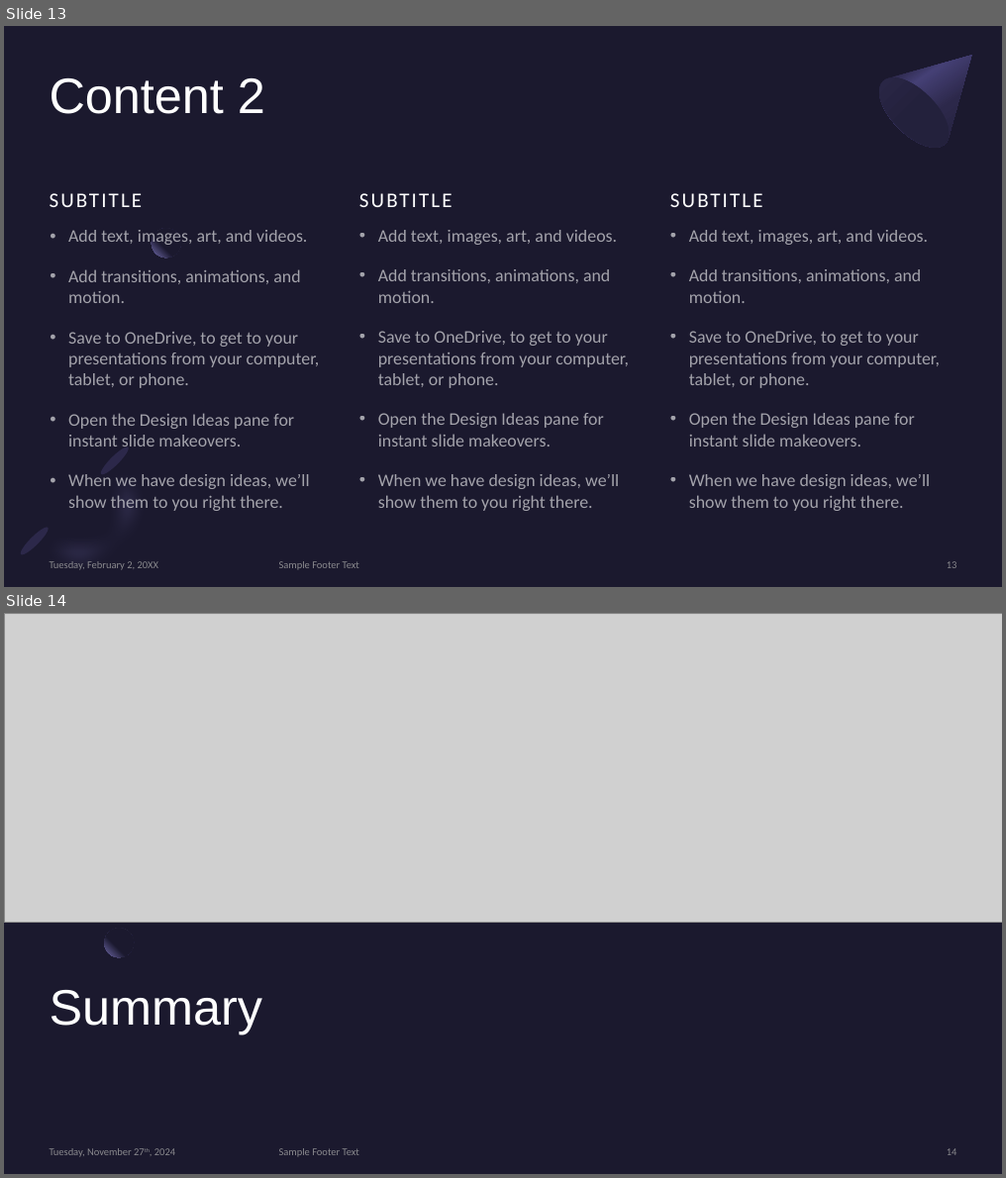
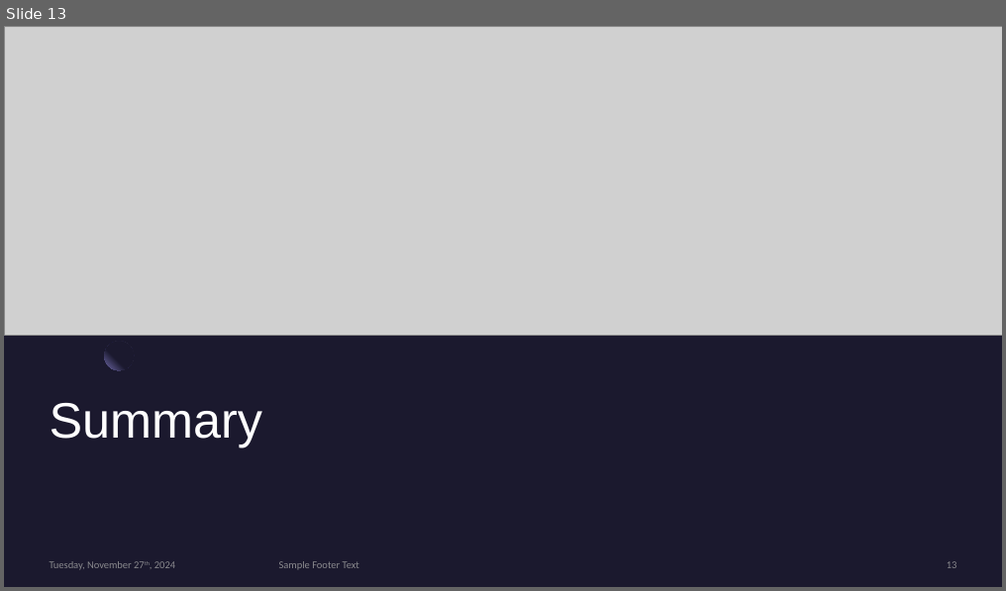
Before and after one commit to Edward-Pratt/2024NovHackathon, a slide deck: res/Smart Budget Presentation.pptx. Shown one above the other, each under a label of ours: slides 13 and 14 before the commit, slide 13 after it. The pictures are 1006x1178 and 1006x591 pixels, drawn with LibreOffice and Linux fonts; fonts in the diff are those of the drawing; grey boxes stand for pictures. Boxes give left, top, right and bottom in pixels: in the first picture for what was removed or moved away, otherwise in the second. Text is boxed around its words. In the diff, an @@ line names an element or a change of style, - is before the commit and + after.

```diff
--- a/res/Smart Budget Presentation.pptx
+++ b/res/Smart Budget Presentation.pptx
@@ slide 13 removed at (4,26,1002,587), background #1B192E @@
@@ freeform shape removed at (867,26,1002,160) @@
@@ title removed at (50,78,265,114) @@
-Content 2
@@ ellipse removed at (867,66,960,160) @@
@@ text removed at (49,168,341,212) @@
-SUBTITLE
@@ text removed at (359,168,651,212) @@
-SUBTITLE
@@ text removed at (670,168,962,212) @@
-SUBTITLE
@@ text removed at (68,230,320,511) @@
-• Add text, images, art, and videos.
-• Add transitions, animations, and motion.
-• Save to OneDrive, to get to your presentations from your computer, tablet, or phone.
-• Open the Design Ideas pane for instant slide makeovers.
-• When we have design ideas, we’ll show them to you right there.
@@ ellipse removed at (152,228,180,258) @@
@@ text removed at (378,230,629,511) @@
-• Add text, images, art, and videos.
-• Add transitions, animations, and motion.
-• Save to OneDrive, to get to your presentations from your computer, tablet, or phone.
-• Open the Design Ideas pane for instant slide makeovers.
-• When we have design ideas, we’ll show them to you right there.
@@ text removed at (689,230,940,511) @@
-• Add text, images, art, and videos.
-• Add transitions, animations, and motion.
-• Save to OneDrive, to get to your presentations from your computer, tablet, or phone.
-• Open the Design Ideas pane for instant slide makeovers.
-• When we have design ideas, we’ll show them to you right there.
@@ freeform shape removed at (13,439,183,587) @@
@@ ellipse removed at (98,445,132,478) @@
@@ ellipse removed at (18,525,52,558) @@
@@ text removed at (50,562,159,570) @@
-Tuesday, February 2, 20XX
@@ text removed at (279,562,359,570) @@
-Sample Footer Text
@@ page number removed at (946,562,957,569) @@
-13
@@ what was slide 14 is now slide 13 @@
@@ page number at (946,562,957,569): text changed @@
-14
+13
```
Also in this commit, not shown: 4 slides changed, 2 slides added, 2 other slides removed, 1 other file.
